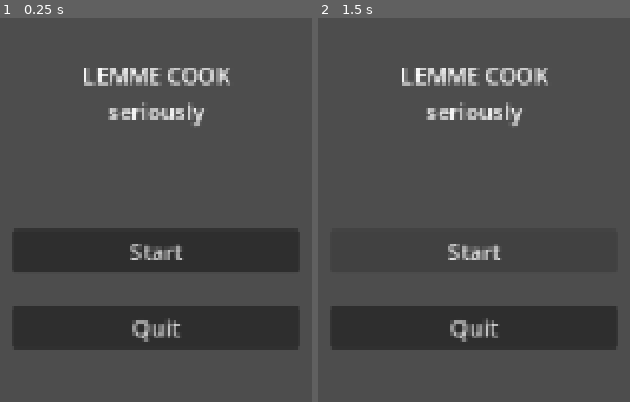
Above: before the commit, frames 1-2 (left to right).
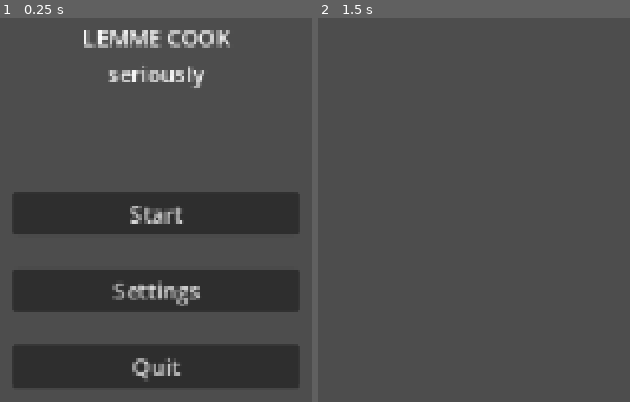
Above: after the commit, the same moments.

Repository: GrossKahn/lemme-cook
Game: Godot game, scene res://scenes/ui/menu.tscn
Two runs of this game, one before a commit and one after it. Both use one fixed random seed, a clock stepped at 60 frames per second and the inputs below. This scene is started directly instead of the project's main scene.
Inputs:
- Up to frame 1 (0.25 s): no input
- Up to frame 2 (1.5 s): click "Quit" (after the commit: "Settings") at 0.5 s; click "Start" at 1.25 s

The runs differ from the first frame. In frame 1, 44% of the frame differs, in the area x 3-97%, y 3-97%; in frame 2, 13%.

Commit message:
main menu script

Diff:
--- /dev/null
+++ b/scenes/ui/menu.gd
@@ -0,0 +1,14 @@
+class_name Menu extends Control
+
+
+
+func _on_button_pressed() -> void:
+	get_tree().change_scene_to_file("res://scenes/Main.tscn")
+
+
+func _on_button_2_pressed() -> void:
+	pass # Replace with function body.
+
+
+func _on_button_3_pressed() -> void:
+	get_tree().quit()
--- a/scenes/ui/menu.tscn
+++ b/scenes/ui/menu.tscn
@@ -1,4 +1,6 @@
 [gd_scene format=3 uid="uid://c3kfyocqwmjsh"]
+
+[ext_resource type="Script" uid="uid://d2x36hj2ddexc" path="res://scenes/ui/menu.gd" id="1_7w7rl"]
 
 [node name="Menu" type="Control" unique_id=112656972]
 layout_mode = 3
@@ -7,6 +9,7 @@
 anchor_bottom = 1.0
 grow_horizontal = 2
 grow_vertical = 2
+script = ExtResource("1_7w7rl")
 
 [node name="VBoxContainer" type="VBoxContainer" parent="." unique_id=313530489]
 layout_mode = 1
@@ -54,4 +57,19 @@
 
 [node name="Button2" type="Button" parent="VBoxContainer/MarginContainer3" unique_id=1115266102]
 layout_mode = 2
+text = "Settings"
+
+[node name="MarginContainer4" type="MarginContainer" parent="VBoxContainer" unique_id=1006702245]
+layout_mode = 2
+theme_override_constants/margin_left = 10
+theme_override_constants/margin_top = 10
+theme_override_constants/margin_right = 10
+theme_override_constants/margin_bottom = 10
+
+[node name="Button3" type="Button" parent="VBoxContainer/MarginContainer4" unique_id=35393591]
+layout_mode = 2
 text = "Quit"
+
+[connection signal="pressed" from="VBoxContainer/MarginContainer2/Button" to="." method="_on_button_pressed"]
+[connection signal="pressed" from="VBoxContainer/MarginContainer3/Button2" to="." method="_on_button_2_pressed"]
+[connection signal="pressed" from="VBoxContainer/MarginContainer4/Button3" to="." method="_on_button_3_pressed"]
Not shown, added: scenes/ui/menu.gd.uid
